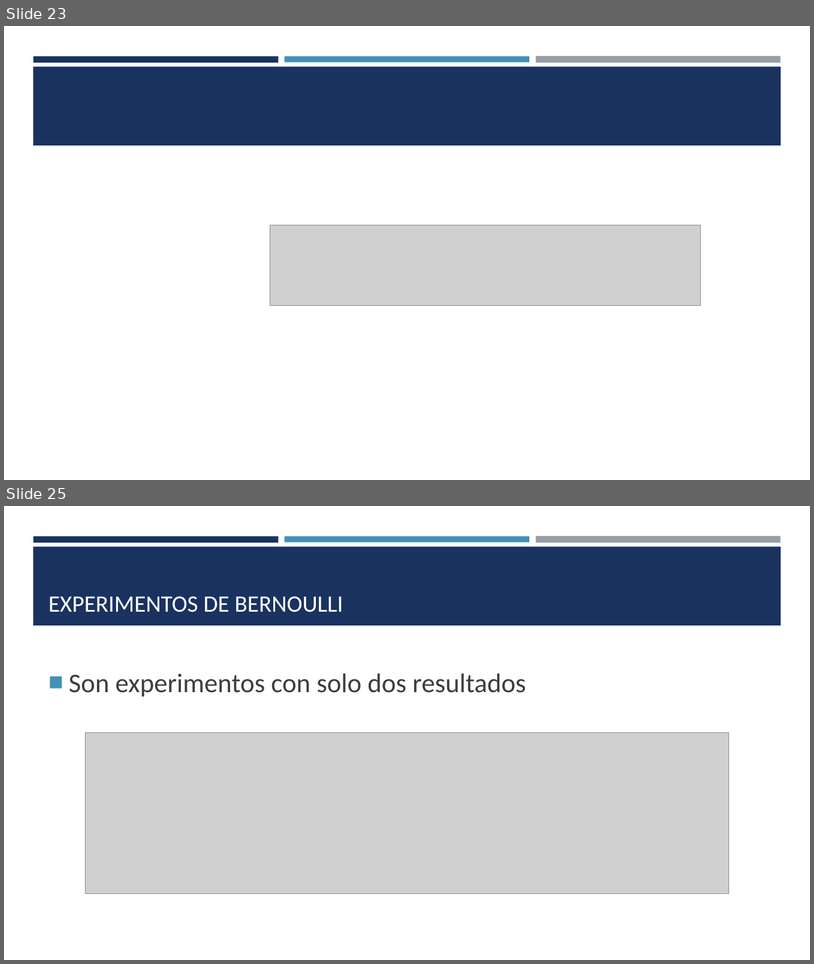
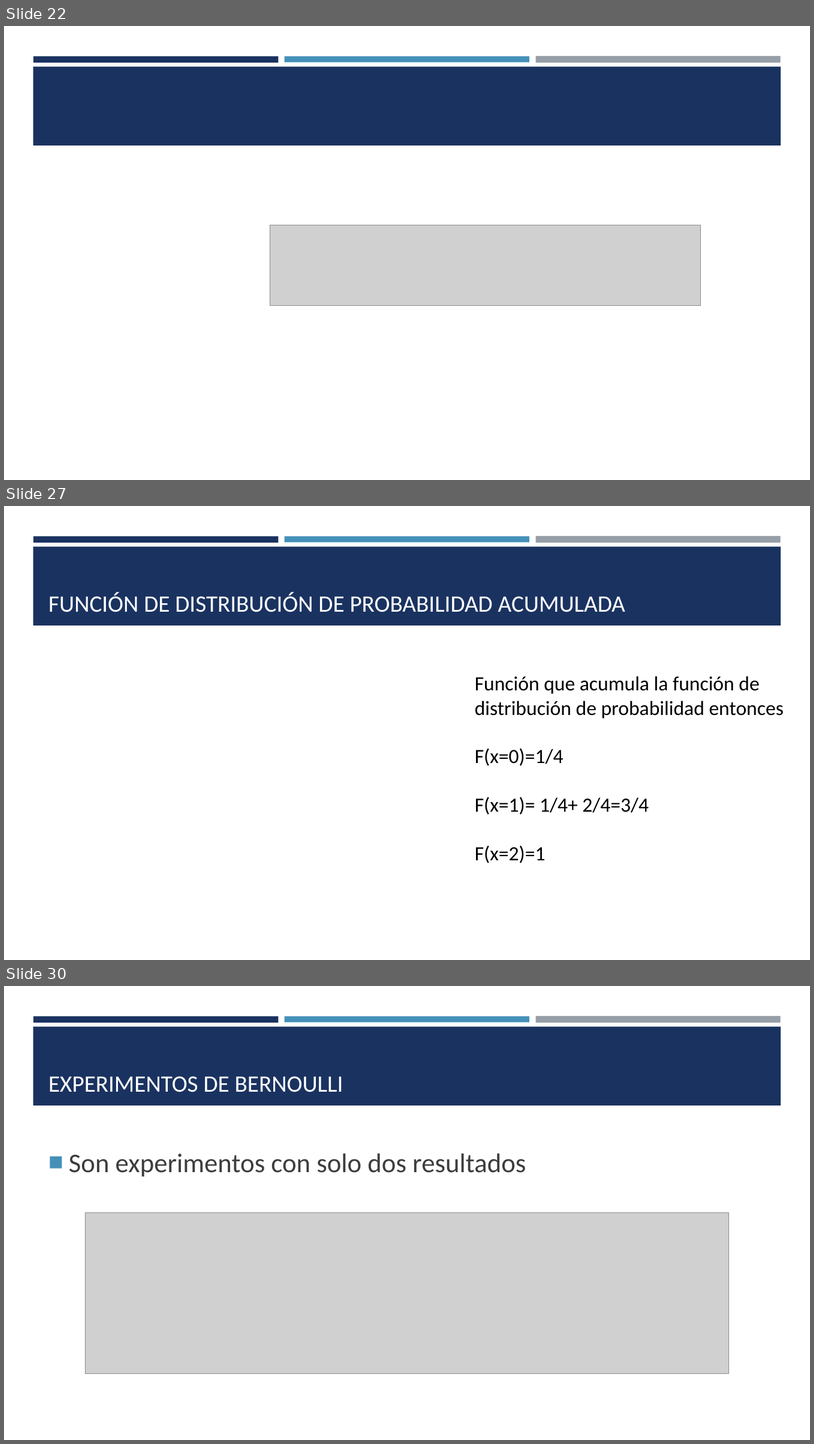
Before and after one commit to estadisticaITM/estadisticaITM.github.io, a slide deck: ITM_VAD_EBX.pptx. Shown one above the other, each under a label of ours: slides 23 and 25 before the commit, slides 22, 27 and 30 after it; the slides between them are not shown. The pictures are 814x964 and 814x1444 pixels, drawn with LibreOffice and Linux fonts; fonts in the diff are those of the drawing; grey boxes stand for pictures. Boxes give left, top, right and bottom in pixels: in the first picture for what was removed or moved away, otherwise in the second. Text is boxed around its words. In the diff, an @@ line names an element or a change of style, - is before the commit and + after.

```diff
--- a/ITM_VAD_EBX.pptx
+++ b/ITM_VAD_EBX.pptx
@@ slide 27 added at <box>4,506,810,960</box>, background #FFFFFF; not listed: 4 template elements that a slide beside it also shows @@
@@ title added at <box>48,592,626,612</box>, 28 pt, text #FFFFFF @@
+FUNCIÓN DE DISTRIBUCIÓN DE PROBABILIDAD ACUMULADA
@@ text added at <box>475,676,784,863</box>, 24 pt, text #000000 @@
+Función que acumula la función de distribución de probabilidad entonces
+F(x=0)=1/4
+F(x=1)= 1/4+ 2/4=3/4
+F(x=2)=1
@@ what was slide 23 is now slide 22 @@
@@ what was slide 25 is now slide 30 @@
```
Also in this commit, not shown: 3 slides changed, 4 other slides added, 3 slides removed, 18 other files.
